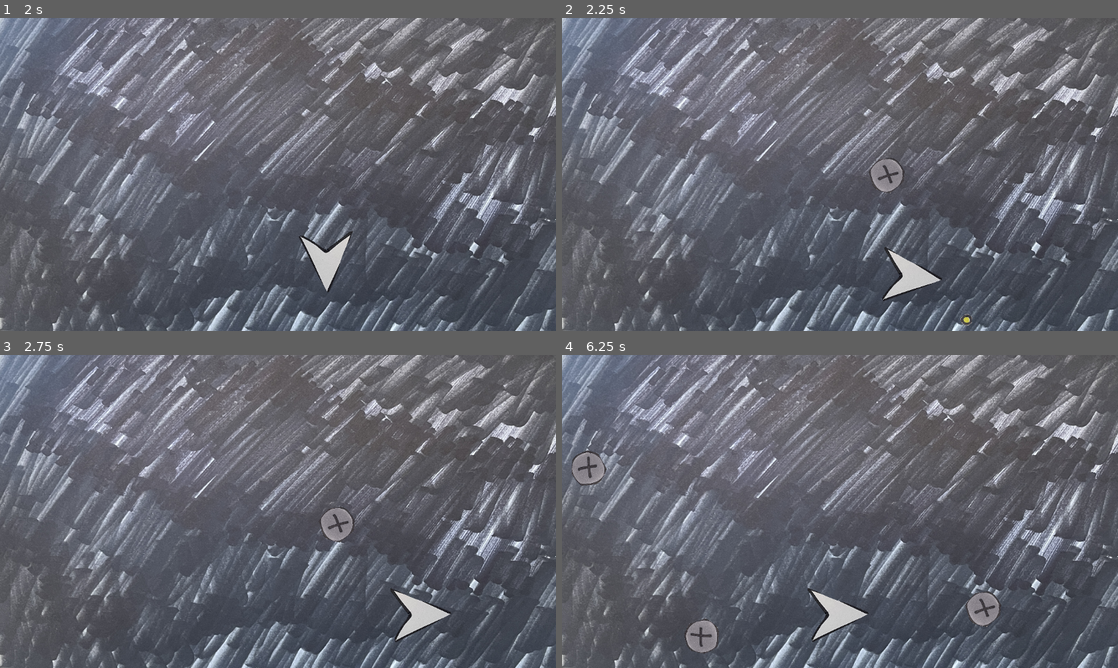
Above: before the commit, frames 1-4 (two rows, left to right).
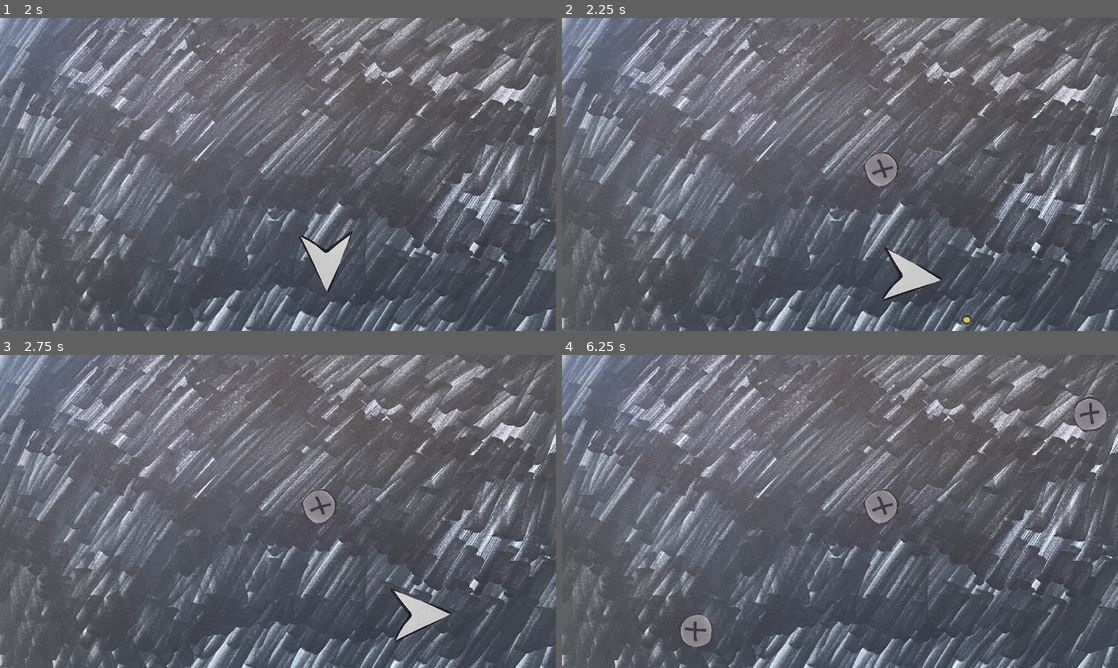
Above: after the commit, the same moments.

Repository: kd90301/asteroids-clone
Game: Godot game, scene res://scenes/main.tscn
Two runs of this game, one before a commit and one after it. Both use one fixed random seed, a clock stepped at 60 frames per second and the inputs below.
Inputs:
- Up to frame 1 (2 s): tap Enter at 0.5 s; hold D (move_right) 0.53-1.28 s; tap Space (shoot) at 0.6, 1.35 s; hold S (move_down) from 1.28 s (still down)
- Up to frame 2 (2.25 s): release S (move_down) at 2.03 s; hold D (move_right) from 2.03 s (still down); tap Space (shoot) at 2.1 s
- Up to frame 3 (2.75 s): keep holding D (move_right)
- Up to frame 4 (6.25 s): release D (move_right) at 2.78 s; hold W (move_up) 2.78-3.53 s; tap Space (shoot) every 0.75 s from 2.85 to 5.85 s; hold A (move_left) 3.53-5.03 s; hold S (move_down) 5.03-5.78 s; hold D (move_right) from 5.78 s (still down)

Frame 1 is identical in both runs. In frame 2, 0.4% of the frame differs, in the area x 54-62%, y 42-56%; in frame 3, 0.8%; in frame 4, 2.9%, in the area x 1-99%, y 13-96%.

Commit message:
cleaning up

Diff:
--- a/asteroids-clone/scripts/enemy.gd
+++ b/asteroids-clone/scripts/enemy.gd
@@ -1,6 +1,7 @@
 extends Area2D
 
-@export var velocity : Vector2 = Vector2(50,50)
+@export var velocity := Vector2(0,0)
+@export var speed := 10.0
 
 
 func _ready() -> void:
@@ -17,4 +18,5 @@
 	var viewport_size := get_viewport_rect().size
 	position.x = wrapf(position.x, 0, viewport_size.x)
 	position.y = wrapf(position.y, 0, viewport_size.y)
-	position += velocity * delta
+
+	position += velocity  * delta
